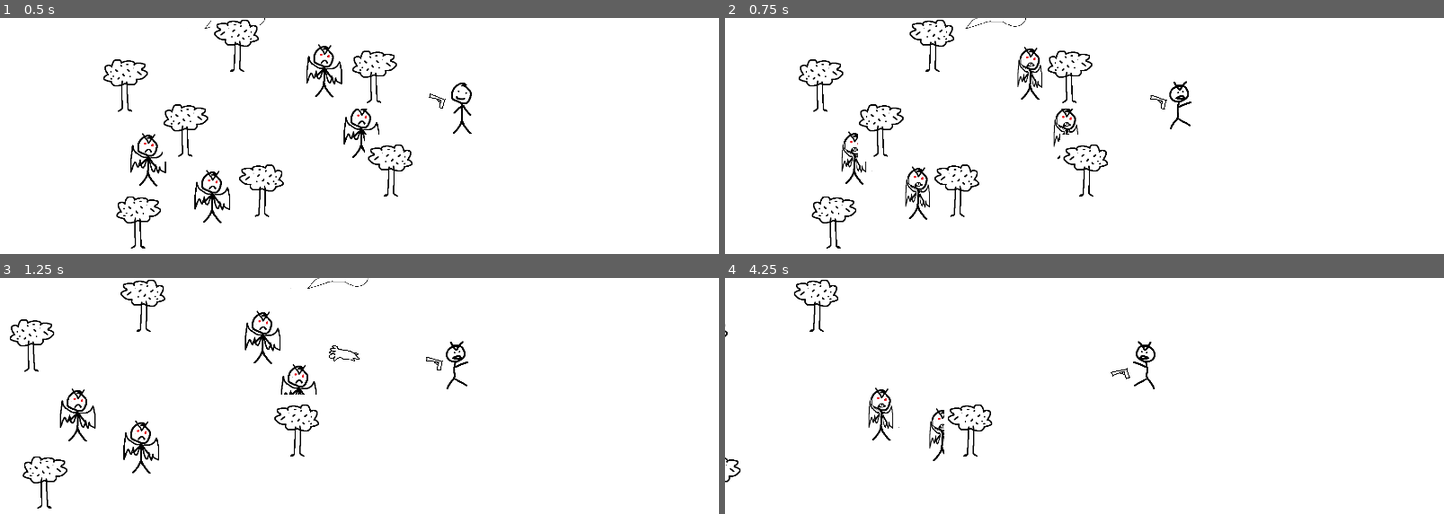
Above: before the commit, frames 1-4 (two rows, left to right).
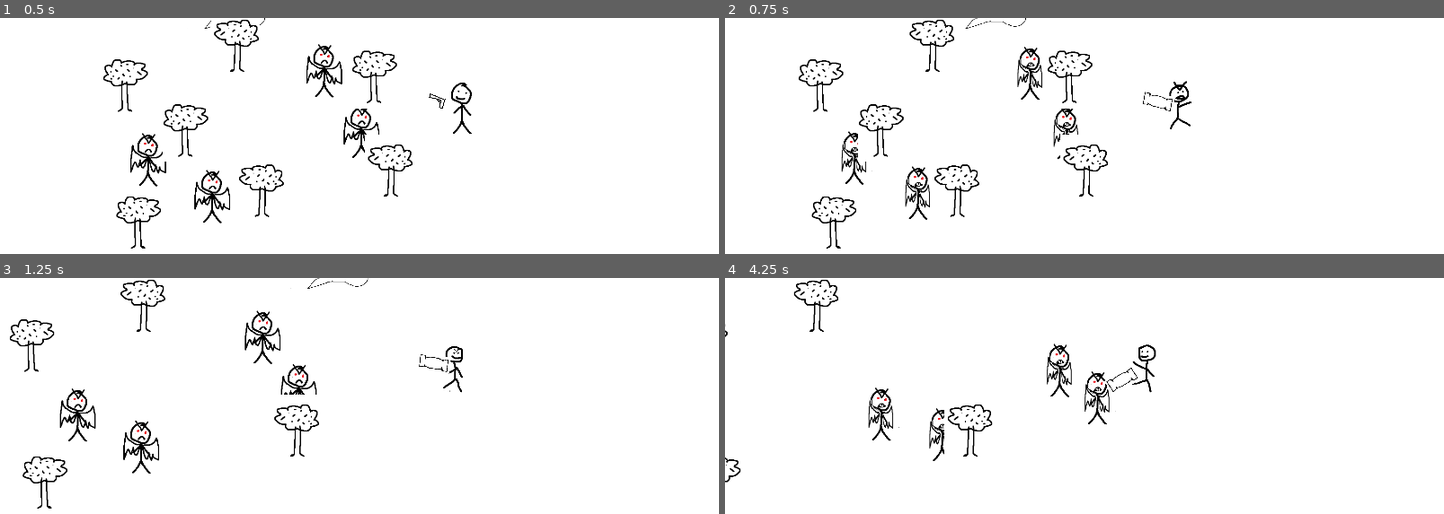
Above: after the commit, the same moments.

Repository: Jon-Hudak/DIMTGIP
Game: Godot game, scene res://levels/game_level.tscn
Same seed, same stepped clock (60 frames per second), same inputs: the game is played once before the commit and once after it.
Inputs (mouse positions are in pixels of both pictures, inside the frame that each line leads up to):
- Up to frame 1 (0.5 s): no input
- Up to frame 2 (0.75 s): move the mouse to (1185, 107) at 0.52 s; hold D (right) from 0.53 s (still down); tap . (change_weapon) at 0.6 s
- Up to frame 3 (1.25 s): keep holding D (right)
- Up to frame 4 (4.25 s): move the mouse to (753, 362) at 1.27 s; release D (right) at 1.28 s; hold S (down) 1.28-2.03 s; tap . (change_weapon) at 1.35, 2.3, 2.85, 3.6 s; move the mouse to (983, 447) at 2.02 s; press the mouse at (983, 447) at 2.03 s; hold D (right) 2.03-2.78 s; move the mouse to (811, 322) at 2.77 s; release the mouse at (811, 322) at 2.78 s; hold W (up) 2.78-3.53 s; move the mouse to (outside the picture) at 3.52 s; hold A (left) from 3.53 s (still down)

Frame 1 is identical in both runs. In frame 2, less than 0.1% of the frame differs, in the area x 58-63%, y 31-40%; in frame 3, 0.4%; in frame 4, 1.0%, in the area x 44-60%, y 26-62%.
Error before the commit: Invalid access to property or key 'sfire_rate' on a base object of type 'Resource (Weapon_Resource)'. (res://gun.gd:51)

Commit message:
no message

Diff:
--- a/Gun.gd
+++ b/Gun.gd
@@ -48,5 +48,5 @@
 	emit_signal("gun_shot")
 
 func change_weapon():
-	timer.start(resource.sfire_rate)
+	timer.start(resource.fire_rate)
 	$RotationAnchor/Gun1.texture=resource.gun_sprite
